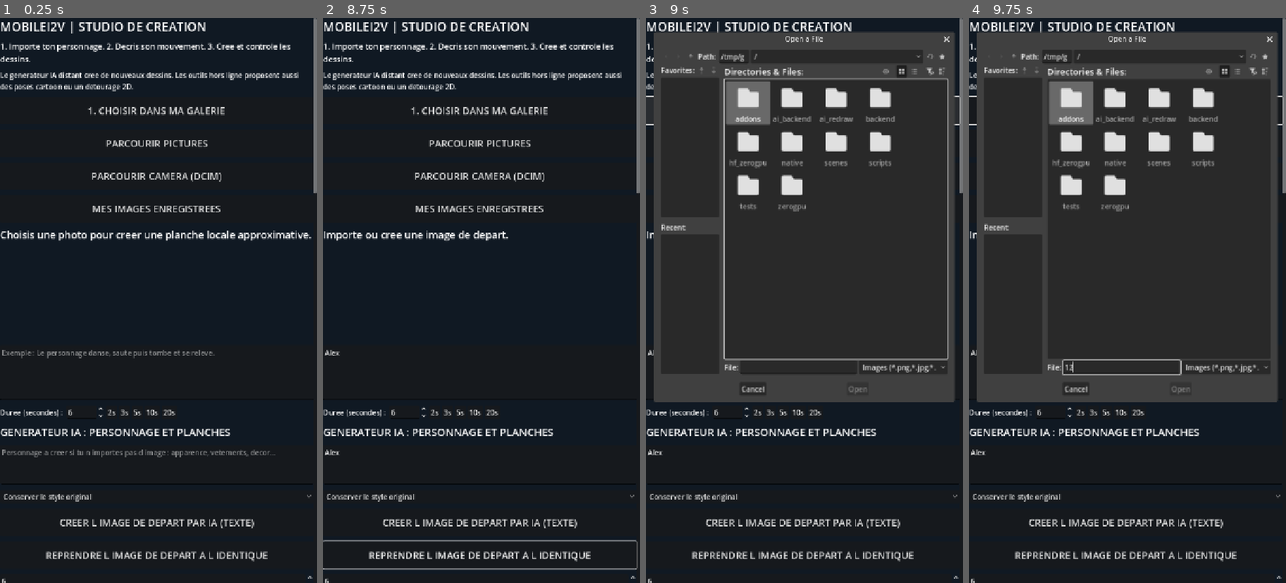
Above: before the commit, frames 1-4 (left to right).
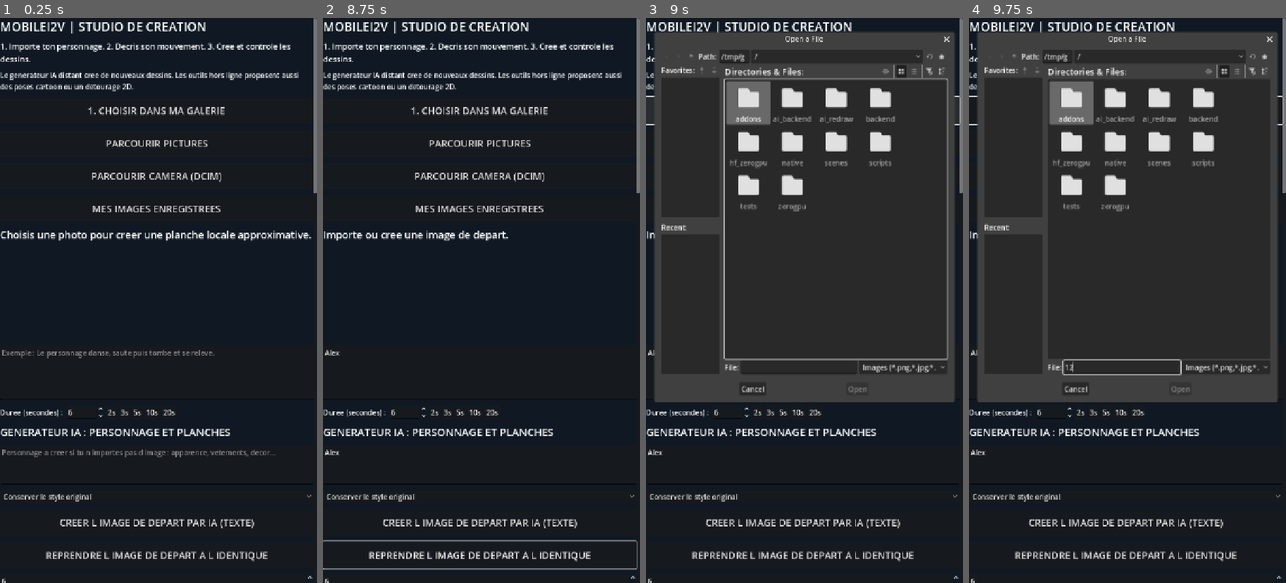
Above: after the commit, the same moments.

Repository: ericjamesempere-stack/MobileI2V-Xiaomi-
Game: Godot game, scene res://scenes/main.tscn
The game is run twice, just before and just after one commit, with the same random seed, the same clock (stepped at 60 frames per second) and the same inputs.
Inputs (mouse positions are in pixels of both pictures, inside the frame that each line leads up to):
- Up to frame 1 (0.25 s): no input
- Up to frame 2 (8.75 s): click (478, 373) at 0.52 s; type "Alex" at 0.6 s; click (478, 464) at 0.75 s; type "Alex" at 0.83 s; click "Rejouer" at 1.25 s; click "Rejouer" at 2 s; click "Rejouer" at 2.75 s; click "Pose -" at 3.5 s; click "Pose +" at 4.25 s; click "1x" at 5 s; click "Scene +" at 5.75 s; click "Danse" at 6.5 s; click "Boucle ON" at 7.25 s; click "1. PHOTO + HISTOIRE" at 8 s
- Up to frame 3 (9 s): click "1. CHOISIR DANS MA GALERIE" at 8.75 s
- Up to frame 4 (9.75 s): click (1121, 368) at 9.52 s; type "12" at 9.6 s

Frames 1-2 are identical in both runs. In frame 3, 0.6% of the frame differs, in the area x 2-96%, y 6-67%; in frame 4, 0.5%.

Commit message:
Fix RGB contact-sheet previews and verify exact reference reuse and private-token persistence

Diff:
--- a/scripts/storyboard.gd
+++ b/scripts/storyboard.gd
@@ -1658,8 +1658,10 @@
         var img: Image = sources[source_index].get_image()
         if img == null or img.is_empty():
             continue
-        img.resize(thumb_w - 8, thumb_h - 8, Image.INTERPOLATE_BILINEAR)
-        board.blit_rect(img, Rect2i(0, 0, img.get_width(), img.get_height()), Vector2i((slot % cols) * thumb_w + 4, int(slot / cols) * thumb_h + 4))
+        var ratio: float = minf(float(thumb_w - 8) / img.get_width(), float(thumb_h - 8) / img.get_height())
+        img.resize(maxi(1, roundi(img.get_width() * ratio)), maxi(1, roundi(img.get_height() * ratio)), Image.INTERPOLATE_BILINEAR)
+        img.convert(Image.FORMAT_RGBA8)
+        board.blit_rect(img, Rect2i(Vector2i.ZERO, img.get_size()), Vector2i((slot % cols) * thumb_w + (thumb_w - img.get_width()) / 2, int(slot / cols) * thumb_h + (thumb_h - img.get_height()) / 2))
     contact_sheet.texture = ImageTexture.create_from_image(board)
     contact_caption.text = ("PLANCHE : apercu de %d / %d dessins (verifier avant validation)" % [shown, sources.size()] if shown < sources.size() else "PLANCHE : %d dessins (verifier avant validation)" % shown)
 
--- /dev/null
+++ b/tests/test_hf_studio_ui.gd
@@ -0,0 +1,42 @@
+extends SceneTree
+func _initialize() -> void:
+    call_deferred("run")
+func run() -> void:
+    var save_path: String = "user://mobilei2v_storyboard_v23.json"
+    var existed: bool = FileAccess.file_exists(save_path)
+    var backup: PackedByteArray = FileAccess.get_file_as_bytes(save_path) if existed else PackedByteArray()
+    var board: Control = load("res://scripts/storyboard.gd").new()
+    root.add_child(board)
+    var fixture := Image.create(32, 32, false, Image.FORMAT_RGB8)
+    fixture.fill(Color.RED)
+    assert(fixture.save_png("user://hf_ui_reference.png") == OK)
+    board.imported_path = "user://hf_ui_reference.png"
+    var original_hash: String = FileAccess.get_sha256(board.imported_path)
+    board.character_description.text = "test fox"
+    board.drawing_style.select(4)
+    board.ai_drawings_count.value = 8
+    board.ai_token_input.text = "never-store-this-test-token"
+    board._reuse_reference_drawing()
+    assert(board.sources.size() == 1)
+    assert(board.paths[0] == board.imported_path)
+    assert(FileAccess.get_sha256(board.paths[0]) == original_hash)
+    var atlas: Image = board.contact_sheet.texture.get_image()
+    assert(atlas != null and atlas.get_pixel(48, 64).is_equal_approx(Color.RED))
+    var data: String = FileAccess.get_file_as_string(save_path)
+    assert(not data.contains("never-store-this-test-token"))
+    board.character_description.text = ""
+    board.drawing_style.select(0)
+    board._load_saved()
+    assert(board.character_description.text == "test fox")
+    assert(board.drawing_style.selected == 4)
+    assert(int(board.ai_drawings_count.value) == 8)
+    board.free()
+    if existed:
+        var file := FileAccess.open(save_path, FileAccess.WRITE)
+        file.store_buffer(backup)
+        file.close()
+    else:
+        DirAccess.remove_absolute(save_path)
+    DirAccess.remove_absolute("user://hf_ui_reference.png")
+    print("HF_STUDIO_UI_EXACT_REFERENCE_PERSISTENCE_OK")
+    quit(0)
